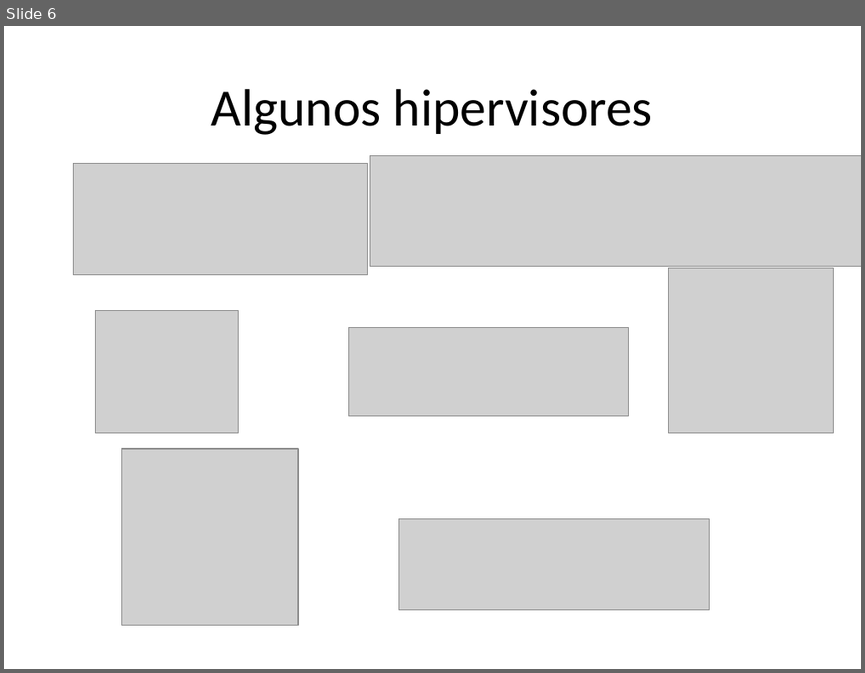
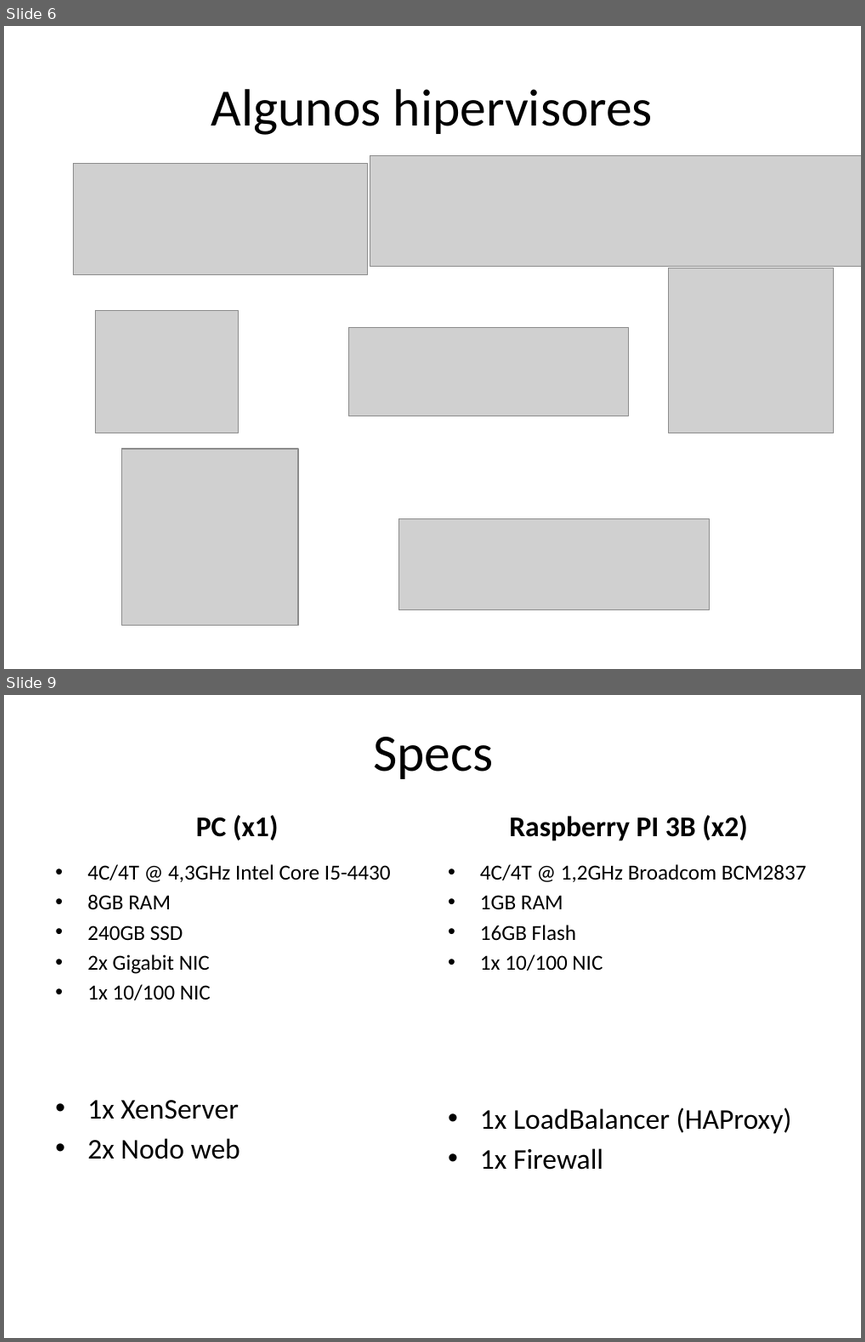
Before and after one commit to harvestcore/SWAP, a slide deck: trabajo/ppt/Servidores web de altas prestaciones en entornos virtualizados.pptx. Shown one above the other, each under a label of ours: slide 6 before the commit, slides 6 and 9 after it; the slides between them are not shown. The pictures are 865x673 and 865x1342 pixels, drawn with LibreOffice and Linux fonts; fonts in the diff are those of the drawing; grey boxes stand for pictures; background and template pictures are left out. Boxes give left, top, right and bottom in pixels: in the first picture for what was removed or moved away, otherwise in the second. Text is boxed around its words. In the diff, an @@ line names an element or a change of style, - is before the commit and + after.

```diff
--- a/trabajo/ppt/Servidores web de altas prestaciones en entornos virtualizados.pptx
+++ b/trabajo/ppt/Servidores web de altas prestaciones en entornos virtualizados.pptx
@@ slide 9 added at box(4, 695, 861, 1338), background picture (left out) @@
@@ title added at box(373, 737, 493, 779), 44 pt, text #000000 @@
+Specs
@@ text added at box(196, 815, 278, 840), 24 pt, text #000000, bold @@
+PC (x1)
@@ text added at box(509, 815, 747, 841), 24 pt, text #000000, bold @@
+Raspberry PI 3B (x2)
@@ text added at box(87, 864, 391, 1159), 18 pt, text #000000 @@
+• 4C/4T @ 4,3GHz Intel Core I5-4430
+• 8GB RAM
+• 240GB SSD
+• 2x Gigabit NIC
+• 1x 10/100 NIC
+• 1x XenServer
+• 2x Nodo web
@@ text added at box(480, 864, 806, 1169), 18 pt, text #000000 @@
+• 4C/4T @ 1,2GHz Broadcom BCM2837
+• 1GB RAM
+• 16GB Flash
+• 1x 10/100 NIC
+• 1x LoadBalancer (HAProxy)
+• 1x Firewall
```
Also in this commit, not shown: 11 other slides added, 7 slides removed, 4 other files.
